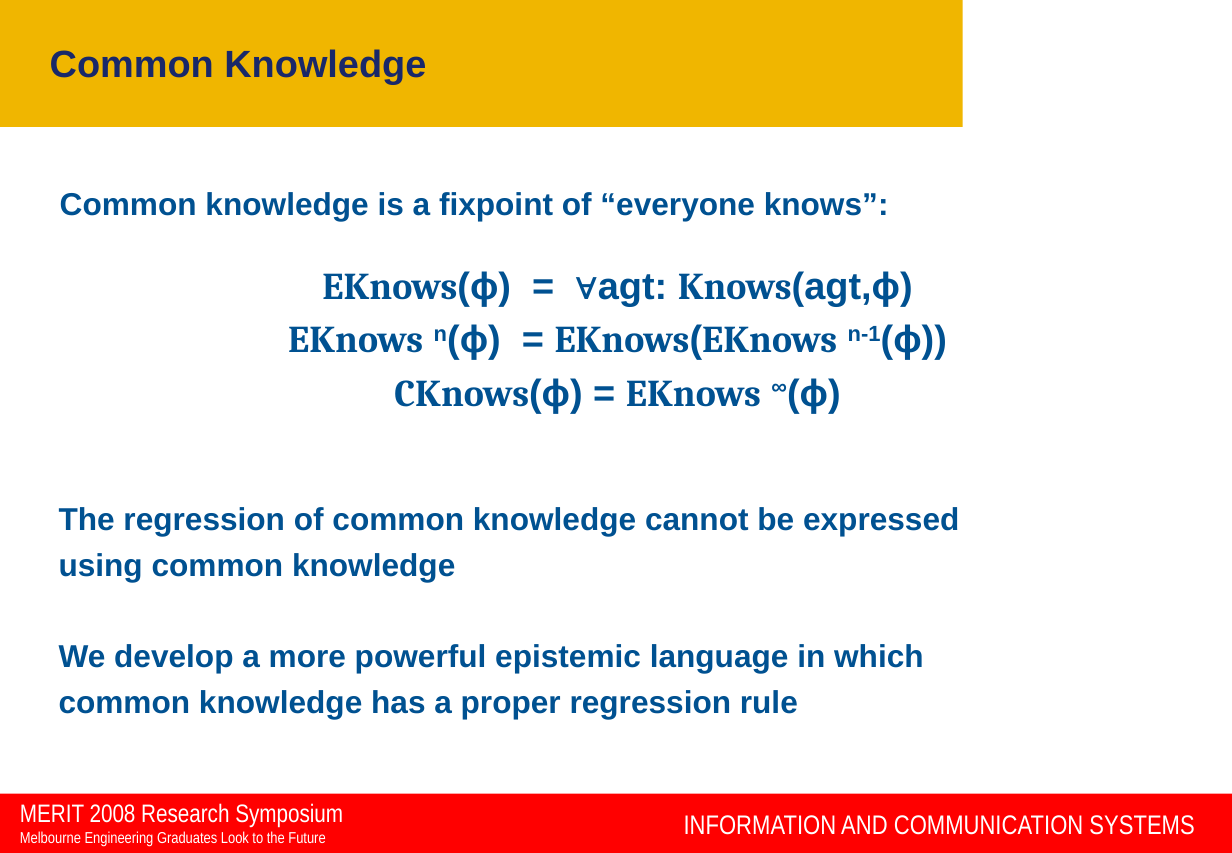
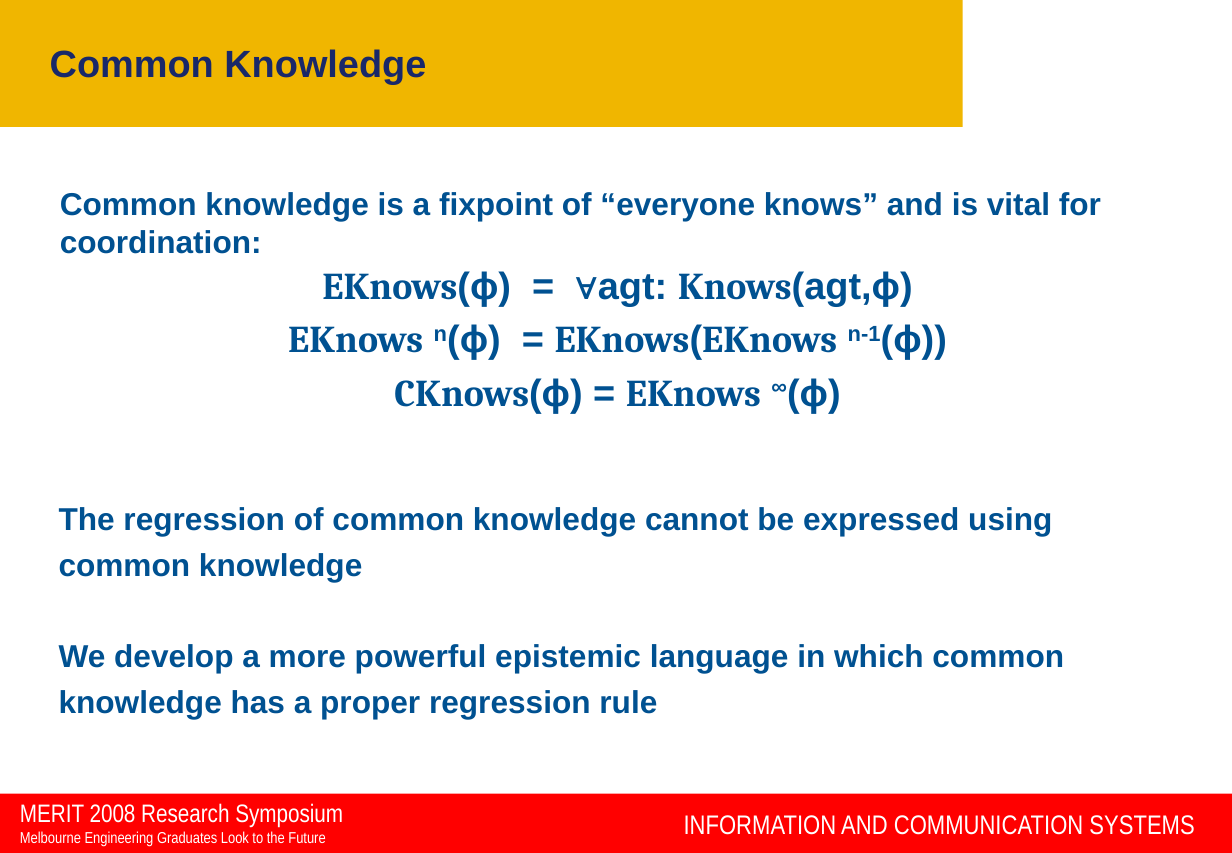
Before and after one commit to rfk/pgrad, a slide deck: slide 12 of talks/MERIT_08/MERIT_rfk.ppt. Drawn at 1232x853 pixels with LibreOffice and Linux fonts; fonts in the diff are those of the drawing; background and template pictures are left out. Boxes give left, top, right and bottom in pixels: in the first picture for what was removed or moved away, otherwise in the second. Text is boxed around its words. In the diff, an @@ line names an element or a change of style, - is before the commit and + after.

```diff
--- a/talks/MERIT_08/MERIT_rfk.ppt
+++ b/talks/MERIT_08/MERIT_rfk.ppt
@@ text at box(60, 192, 1101, 254): text changed @@
-Common knowledge is a fixpoint of “everyone knows”:
+Common knowledge is a fixpoint of “everyone knows” and is vital for coordination:
@@ text at box(59, 507, 1064, 719): spaces changed @@
-The regression of common knowledge cannot be expressed
-using common knowledge
-We develop a more powerful epistemic language in which
-common knowledge has a proper regression rule
+The regression of common knowledge cannot be expressed using
+common knowledge
+We develop a more powerful epistemic language in which common
+knowledge has a proper regression rule
```
Also in this commit, not shown: 4 other slides changed.
